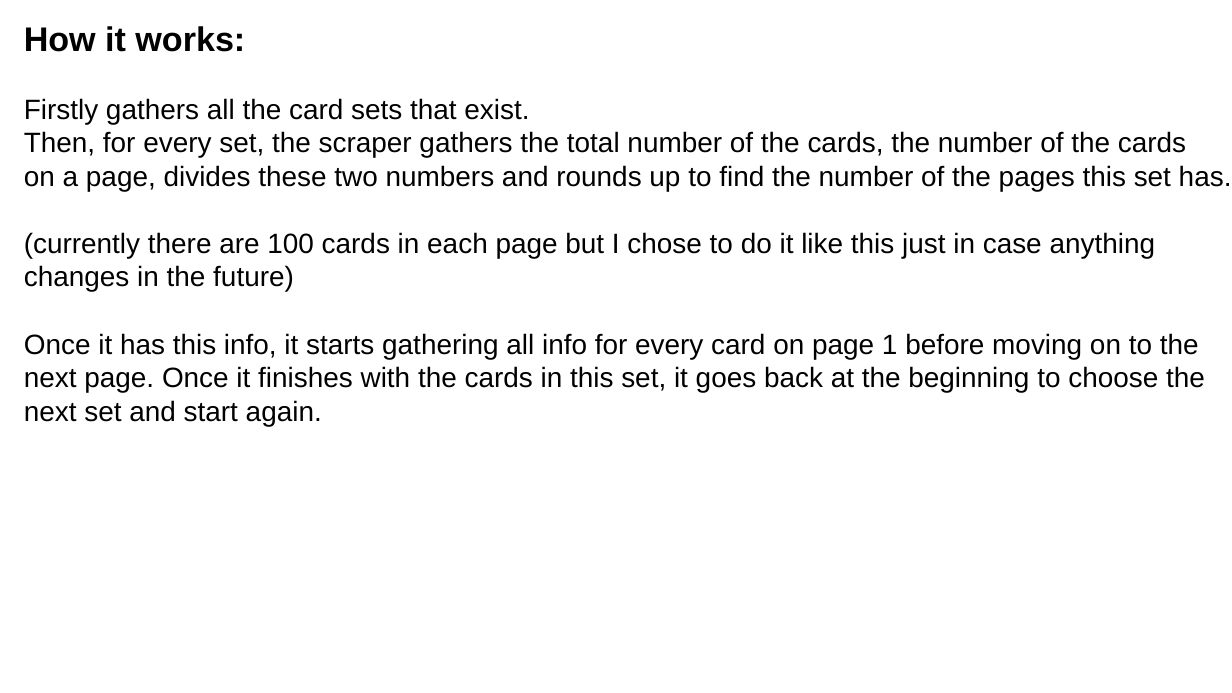
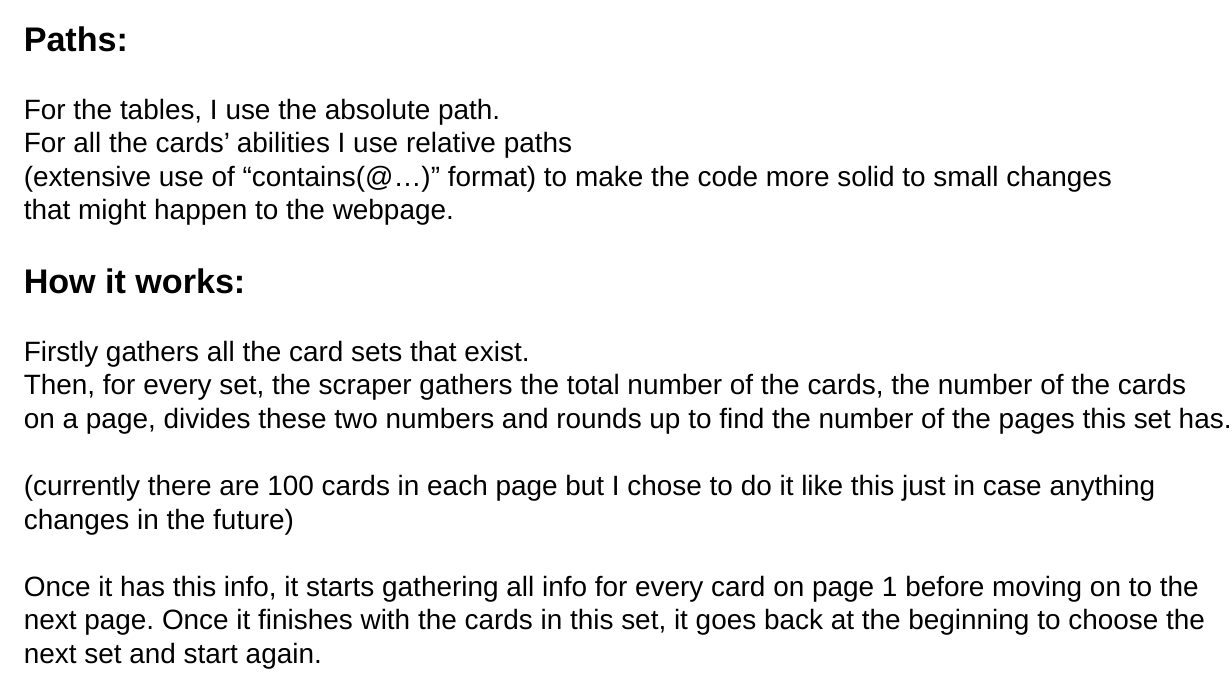
Before and after one commit to Spiros07/mtg_scraper, a slide deck: slide 4 of presentation.odp. Drawn at 1232x693 pixels with LibreOffice and Linux fonts; fonts in the diff are those of the drawing. Boxes give left, top, right and bottom in pixels: in the first picture for what was removed or moved away, otherwise in the second. Text is boxed around its words. In the diff, an @@ line names an element or a change of style, - is before the commit and + after.

```diff
--- a/presentation.odp
+++ b/presentation.odp
@@ text at [24, 26, 1112, 225]: paragraphs added @@
+Paths:
+For the tables, I use the absolute path.
+For all the cards’ abilities I use relative paths
+(extensive use of “contains(@…)” format) to make the code more solid to small changes
+that might happen to the webpage.
```
Also in this commit, not shown: 2 other slides changed, 1 slide removed.
